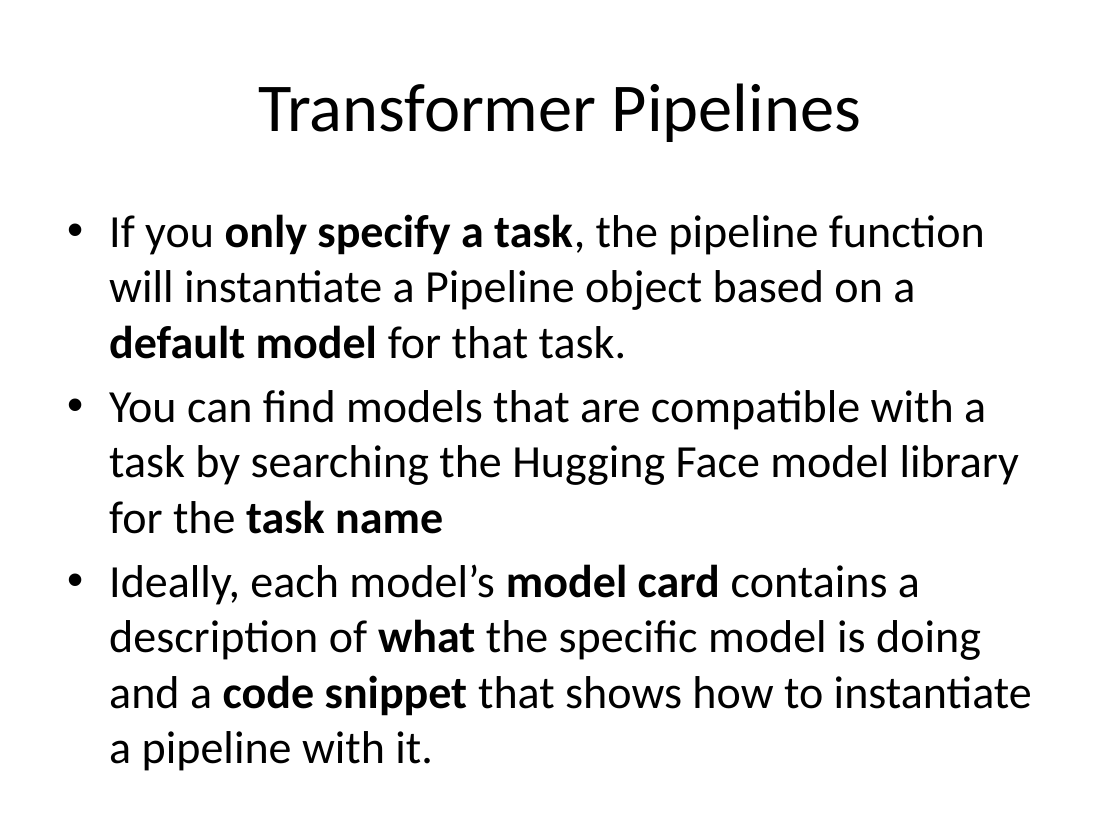
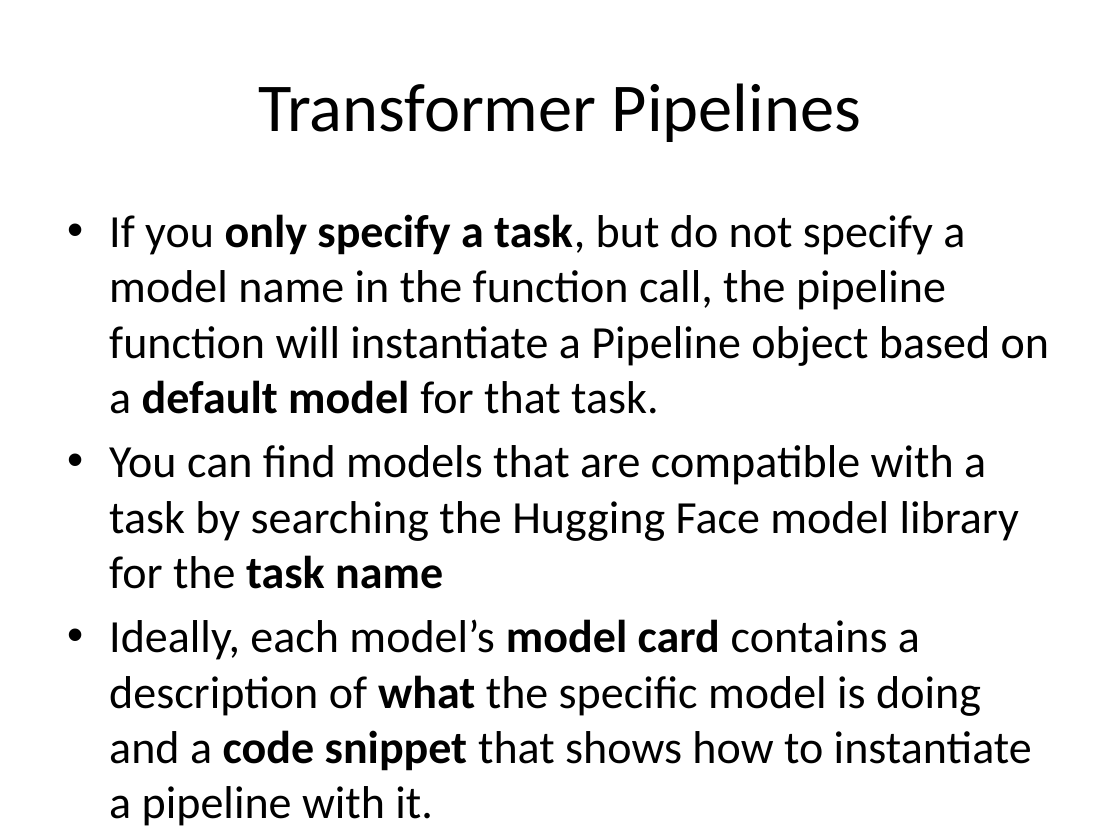
Before and after one commit to Clinical-Bioinformatics-Debrecen/nlp_2025, a slide deck: slide 17 of 7.pptx. Drawn at 1120x840 pixels with LibreOffice and Linux fonts; fonts in the diff are those of the drawing. Boxes give left, top, right and bottom in pixels: in the first picture for what was removed or moved away, otherwise in the second. Text is boxed around its words. In the diff, an @@ line names an element or a change of style, - is before the commit and + after.

```diff
--- a/7.pptx
+++ b/7.pptx
@@ text at (109,214,1049,414): text changed @@
-• If you only specify a task, the pipeline function will instantiate a Pipeline object based on a default model for that task.
+• If you only specify a task, but do not specify a model name in the function call, the pipeline function will instantiate a Pipeline object based on a default model for that task.
```
Also in this commit, not shown: 7 other slides changed, 1 slide added.
